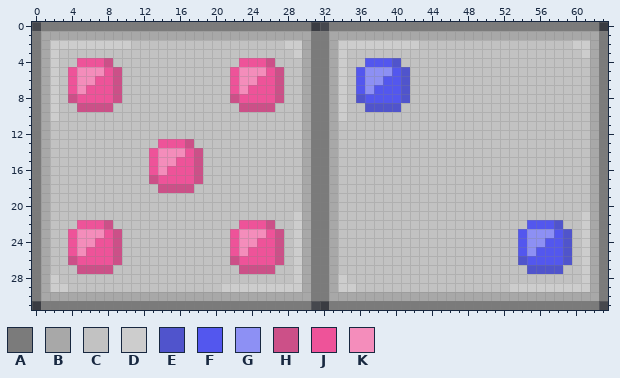
Edited in one commit: pixel-art sprite (public/assets/images/Objets/dado7.png). That is the earlier state.
The file is 64x32 pixels.
Palette (. is transparent): A #7b7b7b  B #a8a8a8  C #c2c2c2  D #cdcdcd  E #5054cc  F #5357ee  G #8d90f4  H #cc5088  J #ee5399  K #f48dbb
Once edited:
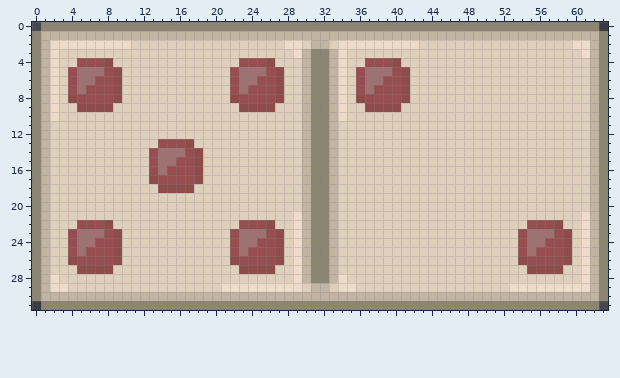
Commit: change dados and add box layer
Diff:
@@ palette @@
-A #7b7b7b
+A #8d8472
-B #a8a8a8
+B #c1b4a2
-C #c2c2c2
+C #dfd0be
-D #cdcdcd
+D #ecdcc9
-H #cc5088
+H #8d4b4a
-J #ee5399
+J #984e51
-K #f48dbb
+K #9f7171
@@ x 28..43 @@
- 0 AAA..AAAAAAAAAAA
- 1 BBBAABBBBBBBBBBB
- 2 DDBAABDDDDDDDDDC
+ 0 AAAAAAAAAAAAAAAA
+ 1 BBBBBBBBBBBBBBBB
+ 2 DDCBBCDDDDDDDDDC
  3 CDBAABDCCCCCCCCC
- 4 CCBAABDCCFFFECCC
- 5 CCBAABDCFGGGFECC
- 6 CCBAABDCFGGFFECC
- 7 CCBAABDCFGFFFECC
- 8 CCBAABDCEFFFFECC
- 9 CCBAABDCCEEEECCC
+ 4 CCBAABDCCJJJHCCC
+ 5 CCBAABDCJKKKJHCC
+ 6 CCBAABDCJKKJJHCC
+ 7 CCBAABDCJKJJJHCC
+ 8 CCBAABDCHJJJJHCC
+ 9 CCBAABDCCHHHHCCC
 10 CCBAABDCCCCCCCCC
@@ x 28..61 @@
 21 CDBAABCCCCCCCCCCCCCCCCCCCCCCCCCCCD
-22 CDBAABCCCCCCCCCCCCCCCCCCCCCFFFECCD
-23 CDBAABCCCCCCCCCCCCCCCCCCCCFGGGFECD
-24 CDBAABCCCCCCCCCCCCCCCCCCCCFGGFFECD
-25 CDBAABCCCCCCCCCCCCCCCCCCCCFGFFFECD
-26 CDBAABCCCCCCCCCCCCCCCCCCCCEFFFFECD
-27 CDBAABCCCCCCCCCCCCCCCCCCCCCEEEECCD
+22 CDBAABCCCCCCCCCCCCCCCCCCCCCJJJHCCD
+23 CDBAABCCCCCCCCCCCCCCCCCCCCJKKKJHCD
+24 CDBAABCCCCCCCCCCCCCCCCCCCCJKKJJHCD
+25 CDBAABCCCCCCCCCCCCCCCCCCCCJKJJJHCD
+26 CDBAABCCCCCCCCCCCCCCCCCCCCHJJJJHCD
+27 CDBAABCCCCCCCCCCCCCCCCCCCCCHHHHCCD
 28 CDBAABDCCCCCCCCCCCCCCCCCCCCCCCCCCD
-29 DDBAABDDCCCCCCCCCCCCCCCCCDDDDDDDDD
-30 BBBAABBBBBBBBBBBBBBBBBBBBBBBBBBBBB
-31 AAA..AAAAAAAAAAAAAAAAAAAAAAAAAAAAA
+29 DDCBBCDDCCCCCCCCCCCCCCCCCDDDDDDDDD
+30 BBBBBBBBBBBBBBBBBBBBBBBBBBBBBBBBBB
+31 AAAAAAAAAAAAAAAAAAAAAAAAAAAAAAAAAA
Boxes around the changes in both pictures, in picture pixels (x1, y1, x2, y2):
changed: (32, 22, 608, 310)
